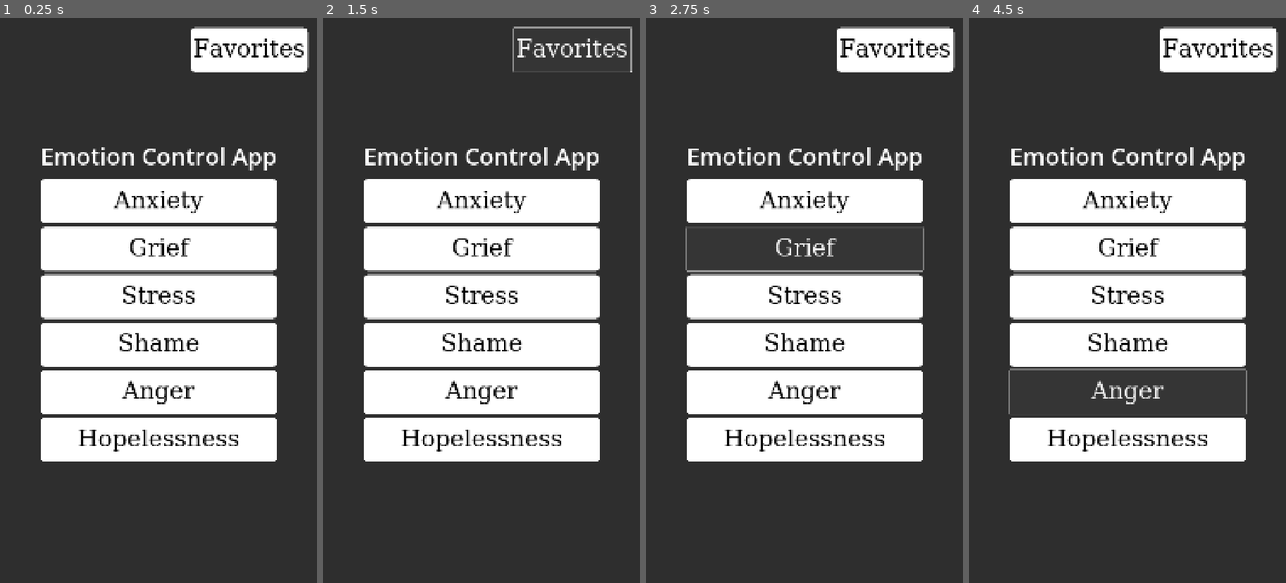
Above: before the commit, frames 1-4 (left to right).
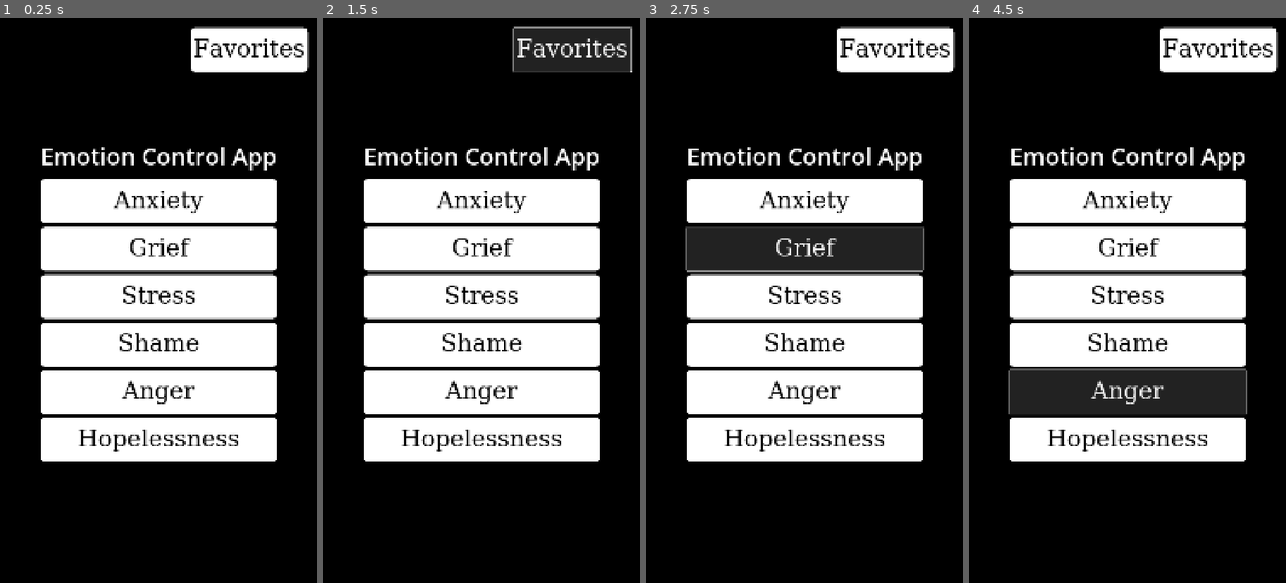
Above: after the commit, the same moments.

Repository: MadaShnic/SkillBox
Game: Godot game, scene res://scenes/root.tscn
The game is run twice, just before and just after one commit, with the same random seed, the same clock (stepped at 60 frames per second) and the same inputs.
Inputs:
- Up to frame 1 (0.25 s): no input
- Up to frame 2 (1.5 s): click "Anxiety" at 0.5 s; click "Favorites" at 1.25 s
- Up to frame 3 (2.75 s): click "Grief" at 2 s
- Up to frame 4 (4.5 s): click "Stress" at 2.75 s; click "Shame" at 3.5 s; click "Anger" at 4.25 s

The runs differ from the first frame. In frame 1, 62% of the frame differs, in the area x 0-100%, y 0-100%; in frame 2, 62%; in frame 3, 61%; in frame 4, 62%.

Commit message:
data structure and base script

Diff:
--- /dev/null
+++ b/data/data.gd
@@ -0,0 +1,280 @@
+extends Node
+
+const excercises := {
+	"anxiety": {
+		"short": {
+			0: {
+			"title": "Meditation",
+			"text": "Sit on the floor and close your eyes. Take a few deep breaths and focus on your breathing. When you feel your heart rate slow down, try to think of many good things in life."
+			},
+			1: {
+			"title": "Title 2",
+			"text": "Sit on the floor and close your eyes. Take a few deep breaths and focus on your breathing. When you feel your heart rate slow down, try to think of many good things in life."
+			},
+			2: {
+			"title": "Title 3",
+			"text": "Sit on the floor and close your eyes. Take a few deep breaths and focus on your breathing. When you feel your heart rate slow down, try to think of many good things in life."
+			},
+			3: {
+			"title": "Title 4",
+			"text": "Sit on the floor and close your eyes. Take a few deep breaths and focus on your breathing. When you feel your heart rate slow down, try to think of many good things in life."
+			},
+			4: {
+			"title": "Title 5",
+			"text": "Sit on the floor and close your eyes. Take a few deep breaths and focus on your breathing. When you feel your heart rate slow down, try to think of many good things in life."
+			},
+		},
+		"long": {
+			0: {
+			"title": "Meditation",
+			"text": "Sit on the floor and close your eyes. Take a few deep breaths and focus on your breathing. When you feel your heart rate slow down, try to think of many good things in life."
+			},
+			1: {
+			"title": "Title 2",
+			"text": "Sit on the floor and close your eyes. Take a few deep breaths and focus on your breathing. When you feel your heart rate slow down, try to think of many good things in life."
+			},
+			2: {
+			"title": "Title 3",
+			"text": "Sit on the floor and close your eyes. Take a few deep breaths and focus on your breathing. When you feel your heart rate slow down, try to think of many good things in life."
+			},
+			3: {
+			"title": "Title 4",
+			"text": "Sit on the floor and close your eyes. Take a few deep breaths and focus on your breathing. When you feel your heart rate slow down, try to think of many good things in life."
+			},
+			4: {
+			"title": "Title 5",
+			"text": "Sit on the floor and close your eyes. Take a few deep breaths and focus on your breathing. When you feel your heart rate slow down, try to think of many good things in life."
+			},
+		}
+	},
+	"grief": {
+		"short": {
+			0: {
+			"title": "Meditation",
+			"text": "Sit on the floor and close your eyes. Take a few deep breaths and focus on your breathing. When you feel your heart rate slow down, try to think of many good things in life."
+			},
+			1: {
+			"title": "Title 2",
+			"text": "Sit on the floor and close your eyes. Take a few deep breaths and focus on your breathing. When you feel your heart rate slow down, try to think of many good things in life."
+			},
+			2: {
+			"title": "Title 3",
+			"text": "Sit on the floor and close your eyes. Take a few deep breaths and focus on your breathing. When you feel your heart rate slow down, try to think of many good things in life."
+			},
+			3: {
+			"title": "Title 4",
+			"text": "Sit on the floor and close your eyes. Take a few deep breaths and focus on your breathing. When you feel your heart rate slow down, try to think of many good things in life."
+			},
+			4: {
+			"title": "Title 5",
+			"text": "Sit on the floor and close your eyes. Take a few deep breaths and focus on your breathing. When you feel your heart rate slow down, try to think of many good things in life."
+			},
+		},
+		"long": {
+			0: {
+			"title": "Meditation",
+			"text": "Sit on the floor and close your eyes. Take a few deep breaths and focus on your breathing. When you feel your heart rate slow down, try to think of many good things in life."
+			},
+			1: {
+			"title": "Title 2",
+			"text": "Sit on the floor and close your eyes. Take a few deep breaths and focus on your breathing. When you feel your heart rate slow down, try to think of many good things in life."
+			},
+			2: {
+			"title": "Title 3",
+			"text": "Sit on the floor and close your eyes. Take a few deep breaths and focus on your breathing. When you feel your heart rate slow down, try to think of many good things in life."
+			},
+			3: {
+			"title": "Title 4",
+			"text": "Sit on the floor and close your eyes. Take a few deep breaths and focus on your breathing. When you feel your heart rate slow down, try to think of many good things in life."
+			},
+			4: {
+			"title": "Title 5",
+			"text": "Sit on the floor and close your eyes. Take a few deep breaths and focus on your breathing. When you feel your heart rate slow down, try to think of many good things in life."
+			},
+		}
+	},
+	"stress": {
+		"short": {
+			0: {
+			"title": "Meditation",
+			"text": "Sit on the floor and close your eyes. Take a few deep breaths and focus on your breathing. When you feel your heart rate slow down, try to think of many good things in life."
+			},
+			1: {
+			"title": "Title 2",
+			"text": "Sit on the floor and close your eyes. Take a few deep breaths and focus on your breathing. When you feel your heart rate slow down, try to think of many good things in life."
+			},
+			2: {
+			"title": "Title 3",
+			"text": "Sit on the floor and close your eyes. Take a few deep breaths and focus on your breathing. When you feel your heart rate slow down, try to think of many good things in life."
+			},
+			3: {
+			"title": "Title 4",
+			"text": "Sit on the floor and close your eyes. Take a few deep breaths and focus on your breathing. When you feel your heart rate slow down, try to think of many good things in life."
+			},
+			4: {
+			"title": "Title 5",
+			"text": "Sit on the floor and close your eyes. Take a few deep breaths and focus on your breathing. When you feel your heart rate slow down, try to think of many good things in life."
+			},
+		},
+		"long": {
+			0: {
+			"title": "Meditation",
+			"text": "Sit on the floor and close your eyes. Take a few deep breaths and focus on your breathing. When you feel your heart rate slow down, try to think of many good things in life."
+			},
+			1: {
+			"title": "Title 2",
+			"text": "Sit on the floor and close your eyes. Take a few deep breaths and focus on your breathing. When you feel your heart rate slow down, try to think of many good things in life."
+			},
+			2: {
+			"title": "Title 3",
+			"text": "Sit on the floor and close your eyes. Take a few deep breaths and focus on your breathing. When you feel your heart rate slow down, try to think of many good things in life."
+			},
+			3: {
+			"title": "Title 4",
+			"text": "Sit on the floor and close your eyes. Take a few deep breaths and focus on your breathing. When you feel your heart rate slow down, try to think of many good things in life."
+			},
+			4: {
+			"title": "Title 5",
+			"text": "Sit on the floor and close your eyes. Take a few deep breaths and focus on your breathing. When you feel your heart rate slow down, try to think of many good things in life."
+			},
+		}
+	},
+	"shame": {
+		"short": {
+			0: {
+			"title": "Meditation",
+			"text": "Sit on the floor and close your eyes. Take a few deep breaths and focus on your breathing. When you feel your heart rate slow down, try to think of many good things in life."
+			},
+			1: {
+			"title": "Title 2",
+			"text": "Sit on the floor and close your eyes. Take a few deep breaths and focus on your breathing. When you feel your heart rate slow down, try to think of many good things in life."
+			},
+			2: {
+			"title": "Title 3",
+			"text": "Sit on the floor and close your eyes. Take a few deep breaths and focus on your breathing. When you feel your heart rate slow down, try to think of many good things in life."
+			},
+			3: {
+			"title": "Title 4",
+			"text": "Sit on the floor and close your eyes. Take a few deep breaths and focus on your breathing. When you feel your heart rate slow down, try to think of many good things in life."
+			},
+			4: {
+			"title": "Title 5",
+			"text": "Sit on the floor and close your eyes. Take a few deep breaths and focus on your breathing. When you feel your heart rate slow down, try to think of many good things in life."
+			},
+		},
+		"long": {
+			0: {
+			"title": "Meditation",
+			"text": "Sit on the floor and close your eyes. Take a few deep breaths and focus on your breathing. When you feel your heart rate slow down, try to think of many good things in life."
+			},
+			1: {
+			"title": "Title 2",
+			"text": "Sit on the floor and close your eyes. Take a few deep breaths and focus on your breathing. When you feel your heart rate slow down, try to think of many good things in life."
+			},
+			2: {
+			"title": "Title 3",
+			"text": "Sit on the floor and close your eyes. Take a few deep breaths and focus on your breathing. When you feel your heart rate slow down, try to think of many good things in life."
+			},
+			3: {
+			"title": "Title 4",
+			"text": "Sit on the floor and close your eyes. Take a few deep breaths and focus on your breathing. When you feel your heart rate slow down, try to think of many good things in life."
+			},
+			4: {
+			"title": "Title 5",
+			"text": "Sit on the floor and close your eyes. Take a few deep breaths and focus on your breathing. When you feel your heart rate slow down, try to think of many good things in life."
+			},
+		}
+	},
+	"anger": {
+		"short": {
+			0: {
+			"title": "Meditation",
+			"text": "Sit on the floor and close your eyes. Take a few deep breaths and focus on your breathing. When you feel your heart rate slow down, try to think of many good things in life."
+			},
+			1: {
+			"title": "Title 2",
+			"text": "Sit on the floor and close your eyes. Take a few deep breaths and focus on your breathing. When you feel your heart rate slow down, try to think of many good things in life."
+			},
+			2: {
+			"title": "Title 3",
+			"text": "Sit on the floor and close your eyes. Take a few deep breaths and focus on your breathing. When you feel your heart rate slow down, try to think of many good things in life."
+			},
+			3: {
+			"title": "Title 4",
+			"text": "Sit on the floor and close your eyes. Take a few deep breaths and focus on your breathing. When you feel your heart rate slow down, try to think of many good things in life."
+			},
+			4: {
+			"title": "Title 5",
+			"text": "Sit on the floor and close your eyes. Take a few deep breaths and focus on your breathing. When you feel your heart rate slow down, try to think of many good things in life."
+			},
+		},
+		"long": {
+			0: {
+			"title": "Meditation",
+			"text": "Sit on the floor and close your eyes. Take a few deep breaths and focus on your breathing. When you feel your heart rate slow down, try to think of many good things in life."
+			},
+			1: {
+			"title": "Title 2",
+			"text": "Sit on the floor and close your eyes. Take a few deep breaths and focus on your breathing. When you feel your heart rate slow down, try to think of many good things in life."
+			},
+			2: {
+			"title": "Title 3",
+			"text": "Sit on the floor and close your eyes. Take a few deep breaths and focus on your breathing. When you feel your heart rate slow down, try to think of many good things in life."
+			},
+			3: {
+			"title": "Title 4",
+			"text": "Sit on the floor and close your eyes. Take a few deep breaths and focus on your breathing. When you feel your heart rate slow down, try to think of many good things in life."
+			},
+			4: {
+			"title": "Title 5",
+			"text": "Sit on the floor and close your eyes. Take a few deep breaths and focus on your breathing. When you feel your heart rate slow down, try to think of many good things in life."
+			},
+		}
+	},
+	"hopelessness": {
+		"short": {
+			0: {
+			"title": "Meditation",
+			"text": "Sit on the floor and close your eyes. Take a few deep breaths and focus on your breathing. When you feel your heart rate slow down, try to think of many good things in life."
+			},
+			1: {
+			"title": "Title 2",
+			"text": "Sit on the floor and close your eyes. Take a few deep breaths and focus on your breathing. When you feel your heart rate slow down, try to think of many good things in life."
+			},
+			2: {
+			"title": "Title 3",
+			"text": "Sit on the floor and close your eyes. Take a few deep breaths and focus on your breathing. When you feel your heart rate slow down, try to think of many good things in life."
+			},
+			3: {
+			"title": "Title 4",
+			"text": "Sit on the floor and close your eyes. Take a few deep breaths and focus on your breathing. When you feel your heart rate slow down, try to think of many good things in life."
+			},
+			4: {
+			"title": "Title 5",
+			"text": "Sit on the floor and close your eyes. Take a few deep breaths and focus on your breathing. When you feel your heart rate slow down, try to think of many good things in life."
+			},
+		},
+		"long": {
+			0: {
+			"title": "Meditation",
+			"text": "Sit on the floor and close your eyes. Take a few deep breaths and focus on your breathing. When you feel your heart rate slow down, try to think of many good things in life."
+			},
+			1: {
+			"title": "Title 2",
+			"text": "Sit on the floor and close your eyes. Take a few deep breaths and focus on your breathing. When you feel your heart rate slow down, try to think of many good things in life."
+			},
+			2: {
+			"title": "Title 3",
+			"text": "Sit on the floor and close your eyes. Take a few deep breaths and focus on your breathing. When you feel your heart rate slow down, try to think of many good things in life."
+			},
+			3: {
+			"title": "Title 4",
+			"text": "Sit on the floor and close your eyes. Take a few deep breaths and focus on your breathing. When you feel your heart rate slow down, try to think of many good things in life."
+			},
+			4: {
+			"title": "Title 5",
+			"text": "Sit on the floor and close your eyes. Take a few deep breaths and focus on your breathing. When you feel your heart rate slow down, try to think of many good things in life."
+			},
+		}
+	},
+}
--- a/scenes/root.tscn
+++ b/scenes/root.tscn
@@ -1,6 +1,10 @@
-[gd_scene load_steps=3 format=3 uid="uid://dmcj3ekgwvf1m"]
+[gd_scene load_steps=5 format=3 uid="uid://dmcj3ekgwvf1m"]
 
 [ext_resource type="Theme" uid="uid://bggq01u0avesd" path="res://resources/app_theme.tres" id="1_j5px3"]
+[ext_resource type="Script" uid="uid://sbjbkydjcjy2" path="res://scripts/root.gd" id="2_twpsu"]
+
+[sub_resource type="StyleBoxFlat" id="StyleBoxFlat_lrqlo"]
+bg_color = Color(0, 0, 0, 1)
 
 [sub_resource type="StyleBoxFlat" id="StyleBoxFlat_7up8o"]
 bg_color = Color(1, 1, 1, 1)
@@ -17,6 +21,7 @@
 grow_horizontal = 2
 grow_vertical = 2
 theme = ExtResource("1_j5px3")
+script = ExtResource("2_twpsu")
 
 [node name="MainMenu" type="Panel" parent="."]
 layout_mode = 1
@@ -25,6 +30,7 @@
 anchor_bottom = 1.0
 grow_horizontal = 2
 grow_vertical = 2
+theme_override_styles/panel = SubResource("StyleBoxFlat_lrqlo")
 
 [node name="CenterContainer" type="CenterContainer" parent="MainMenu"]
 custom_minimum_size = Vector2(420, 0)
@@ -137,26 +143,82 @@
 anchor_bottom = 1.0
 grow_horizontal = 2
 grow_vertical = 2
+theme_override_styles/panel = SubResource("StyleBoxFlat_lrqlo")
+
+[node name="CenterContainer" type="CenterContainer" parent="ShortLong"]
+custom_minimum_size = Vector2(420, 0)
+layout_mode = 1
+anchors_preset = 15
+anchor_right = 1.0
+anchor_bottom = 1.0
+grow_horizontal = 2
+grow_vertical = 2
+
+[node name="MarginContainer" type="MarginContainer" parent="ShortLong/CenterContainer"]
+layout_mode = 2
+theme_override_constants/margin_left = 32
+theme_override_constants/margin_top = 32
+theme_override_constants/margin_right = 32
+theme_override_constants/margin_bottom = 32
+
+[node name="VBoxContainer" type="VBoxContainer" parent="ShortLong/CenterContainer/MarginContainer"]
+layout_mode = 2
+theme_override_constants/separation = 24
+
+[node name="Emotion" type="Label" parent="ShortLong/CenterContainer/MarginContainer/VBoxContainer"]
+layout_mode = 2
+theme_override_font_sizes/font_size = 80
+text = "Emotion "
+horizontal_alignment = 1
+
+[node name="EmotionContainer" type="VBoxContainer" parent="ShortLong/CenterContainer/MarginContainer/VBoxContainer"]
+layout_mode = 2
+theme_override_constants/separation = 12
+alignment = 1
+
+[node name="Short" type="Button" parent="ShortLong/CenterContainer/MarginContainer/VBoxContainer/EmotionContainer"]
+custom_minimum_size = Vector2(600, 150)
+layout_mode = 2
+theme_override_colors/font_color = Color(0, 0, 0, 1)
+theme_override_font_sizes/font_size = 80
+theme_override_styles/normal = SubResource("StyleBoxFlat_7up8o")
+text = "Short"
+
+[node name="Long" type="Button" parent="ShortLong/CenterContainer/MarginContainer/VBoxContainer/EmotionContainer"]
+custom_minimum_size = Vector2(400, 150)
+layout_mode = 2
+theme_override_colors/font_color = Color(0, 0, 0, 1)
+theme_override_font_sizes/font_size = 80
+theme_override_styles/normal = SubResource("StyleBoxFlat_7up8o")
+text = "Long
+"
 
 [node name="MarginContainer" type="MarginContainer" parent="ShortLong"]
-visible = false
-layout_mode = 0
-offset_right = 40.0
-offset_bottom = 40.0
-
-[node name="VBoxContainer" type="VBoxContainer" parent="ShortLong/MarginContainer"]
-layout_mode = 2
-
-[node name="Emotion" type="Label" parent="ShortLong/MarginContainer/VBoxContainer"]
-layout_mode = 2
-
-[node name="Short" type="Button" parent="ShortLong/MarginContainer/VBoxContainer"]
-layout_mode = 2
-text = "Short"
-
-[node name="Long" type="Button" parent="ShortLong/MarginContainer/VBoxContainer"]
-layout_mode = 2
-text = "Long"
+layout_mode = 1
+offset_right = 464.0
+offset_bottom = 214.0
+theme_override_constants/margin_left = 32
+theme_override_constants/margin_top = 32
+theme_override_constants/margin_right = 32
+theme_override_constants/margin_bottom = 32
+
+[node name="Anxiety" type="Button" parent="ShortLong/MarginContainer"]
+custom_minimum_size = Vector2(400, 150)
+layout_mode = 2
+theme_override_colors/font_color = Color(0, 0, 0, 1)
+theme_override_font_sizes/font_size = 80
+theme_override_styles/normal = SubResource("StyleBoxFlat_7up8o")
+text = "Main"
+
+[node name="Emotion" type="Label" parent="ShortLong"]
+offset_left = 4.0
+offset_top = 1714.0
+offset_right = 1088.0
+offset_bottom = 1879.0
+theme_override_font_sizes/font_size = 50
+text = "Long exercises recommended - 10 min
+Short exercises - 5 min"
+horizontal_alignment = 1
 
 [node name="ExcerciseView" type="Panel" parent="."]
 visible = false
@@ -166,37 +228,81 @@
 anchor_bottom = 1.0
 grow_horizontal = 2
 grow_vertical = 2
-
-[node name="MainMenu" type="Button" parent="ExcerciseView"]
-layout_mode = 0
-offset_right = 8.0
-offset_bottom = 8.0
-
-[node name="SaveFavorite" type="Button" parent="ExcerciseView"]
-layout_mode = 0
-offset_right = 8.0
-offset_bottom = 8.0
+theme_override_styles/panel = SubResource("StyleBoxFlat_lrqlo")
 
 [node name="CenterContainer" type="CenterContainer" parent="ExcerciseView"]
-layout_mode = 0
-offset_right = 40.0
-offset_bottom = 40.0
-
-[node name="VBoxContainer" type="VBoxContainer" parent="ExcerciseView/CenterContainer"]
-layout_mode = 2
-
-[node name="Title" type="Label" parent="ExcerciseView/CenterContainer/VBoxContainer"]
-layout_mode = 2
-
-[node name="Panel" type="Panel" parent="ExcerciseView/CenterContainer/VBoxContainer"]
-layout_mode = 2
-
-[node name="Text" type="Label" parent="ExcerciseView/CenterContainer/VBoxContainer/Panel"]
-layout_mode = 0
-offset_right = 40.0
-offset_bottom = 23.0
-
-[node name="FavoritesView" type="Panel" parent="."]
+custom_minimum_size = Vector2(420, 0)
+layout_mode = 1
+anchors_preset = 15
+anchor_right = 1.0
+anchor_bottom = 1.0
+grow_horizontal = 2
+grow_vertical = 2
+
+[node name="MarginContainer" type="MarginContainer" parent="ExcerciseView/CenterContainer"]
+layout_mode = 2
+theme_override_constants/margin_left = 32
+theme_override_constants/margin_top = 32
+theme_override_constants/margin_right = 32
+theme_override_constants/margin_bottom = 32
+
+[node name="VBoxContainer" type="VBoxContainer" parent="ExcerciseView/CenterContainer/MarginContainer"]
+layout_mode = 2
+theme_override_constants/separation = 24
+
+[node name="Title" type="Label" parent="ExcerciseView/CenterContainer/MarginContainer/VBoxContainer"]
+layout_mode = 2
+theme_override_font_sizes/font_size = 80
+text = "variant - emotion"
+horizontal_alignment = 1
+
+[node name="Description" type="Label" parent="ExcerciseView/CenterContainer/MarginContainer/VBoxContainer"]
+custom_minimum_size = Vector2(1000, 0)
+layout_mode = 2
+theme_override_font_sizes/font_size = 60
+text = "Take a few deep breaths then ask yourself what to do in this moment aaaaaaa aaaaa aaaaaa Take a few deep breaths then ask yourself what to do in this moment aaaaaaa aaaaa aaaaaa Take a few deep breaths then ask yourself what to do in this moment aaaaaaa aaaaa aaaaaa Take a few deep breaths then ask yourself what to do in this moment aaaaaaa aaaaa aaaaaa Take a few deep breaths then ask yourself what to do in this moment aaaaaaa aaaaa aaaaaa"
+horizontal_alignment = 1
+autowrap_mode = 3
+
+[node name="MarginContainer" type="MarginContainer" parent="ExcerciseView"]
+layout_mode = 1
+offset_right = 464.0
+offset_bottom = 214.0
+theme_override_constants/margin_left = 32
+theme_override_constants/margin_top = 32
+theme_override_constants/margin_right = 32
+theme_override_constants/margin_bottom = 32
+
+[node name="Main" type="Button" parent="ExcerciseView/MarginContainer"]
+custom_minimum_size = Vector2(400, 150)
+layout_mode = 2
+theme_override_colors/font_color = Color(0, 0, 0, 1)
+theme_override_font_sizes/font_size = 80
+theme_override_styles/normal = SubResource("StyleBoxFlat_7up8o")
+text = "Main"
+
+[node name="MarginContainer2" type="MarginContainer" parent="ExcerciseView"]
+layout_mode = 1
+anchors_preset = 1
+anchor_left = 1.0
+anchor_right = 1.0
+offset_left = -464.0
+offset_bottom = 214.0
+grow_horizontal = 0
+theme_override_constants/margin_left = 32
+theme_override_constants/margin_top = 32
+theme_override_constants/margin_right = 32
+theme_override_constants/margin_bottom = 32
+
+[node name="Save" type="Button" parent="ExcerciseView/MarginContainer2"]
+custom_minimum_size = Vector2(400, 150)
+layout_mode = 2
+theme_override_colors/font_color = Color(0, 0, 0, 1)
+theme_override_font_sizes/font_size = 80
+theme_override_styles/normal = SubResource("StyleBoxFlat_7up8o")
+text = "Save"
+
+[node name="Favorites" type="Panel" parent="."]
 visible = false
 layout_mode = 1
 anchors_preset = 15
@@ -204,22 +310,60 @@
 anchor_bottom = 1.0
 grow_horizontal = 2
 grow_vertical = 2
-
-[node name="MainMenu" type="Button" parent="FavoritesView"]
-layout_mode = 0
-offset_right = 8.0
-offset_bottom = 8.0
-
-[node name="MarginContainer" type="MarginContainer" parent="FavoritesView"]
-layout_mode = 0
-offset_right = 40.0
-offset_bottom = 40.0
-
-[node name="VBoxContainer" type="VBoxContainer" parent="FavoritesView/MarginContainer"]
-layout_mode = 2
-
-[node name="Title" type="Label" parent="FavoritesView/MarginContainer/VBoxContainer"]
-layout_mode = 2
-
-[node name="GridContainer" type="GridContainer" parent="FavoritesView/MarginContainer/VBoxContainer"]
-layout_mode = 2
+theme_override_styles/panel = SubResource("StyleBoxFlat_lrqlo")
+
+[node name="CenterContainer" type="CenterContainer" parent="Favorites"]
+custom_minimum_size = Vector2(420, 0)
+layout_mode = 1
+anchors_preset = 15
+anchor_right = 1.0
+anchor_bottom = 1.0
+grow_horizontal = 2
+grow_vertical = 2
+
+[node name="MarginContainer" type="MarginContainer" parent="Favorites/CenterContainer"]
+layout_mode = 2
+theme_override_constants/margin_left = 32
+theme_override_constants/margin_top = 32
+theme_override_constants/margin_right = 32
+theme_override_constants/margin_bottom = 32
+
+[node name="VBoxContainer" type="VBoxContainer" parent="Favorites/CenterContainer/MarginContainer"]
+layout_mode = 2
+theme_override_constants/separation = 24
+
+[node name="Title" type="Label" parent="Favorites/CenterContainer/MarginContainer/VBoxContainer"]
+layout_mode = 2
+theme_override_font_sizes/font_size = 80
+text = "Favorite Excercises"
+horizontal_alignment = 1
+
+[node name="EmotionContainer" type="VBoxContainer" parent="Favorites/CenterContainer/MarginContainer/VBoxContainer"]
+layout_mode = 2
+theme_override_constants/separation = 12
+alignment = 1
+
+[node name="Anxiety" type="Button" parent="Favorites/CenterContainer/MarginContainer/VBoxContainer/EmotionContainer"]
+custom_minimum_size = Vector2(400, 150)
+layout_mode = 2
+theme_override_colors/font_color = Color(0, 0, 0, 1)
+theme_override_font_sizes/font_size = 80
+theme_override_styles/normal = SubResource("StyleBoxFlat_7up8o")
+text = "Anxiety"
+
+[node name="MarginContainer" type="MarginContainer" parent="Favorites"]
+layout_mode = 1
+offset_right = 464.0
+offset_bottom = 214.0
+theme_override_constants/margin_left = 32
+theme_override_constants/margin_top = 32
+theme_override_constants/margin_right = 32
+theme_override_constants/margin_bottom = 32
+
+[node name="Anxiety" type="Button" parent="Favorites/MarginContainer"]
+custom_minimum_size = Vector2(400, 150)
+layout_mode = 2
+theme_override_colors/font_color = Color(0, 0, 0, 1)
+theme_override_font_sizes/font_size = 80
+theme_override_styles/normal = SubResource("StyleBoxFlat_7up8o")
+text = "Main"
--- /dev/null
+++ b/scripts/root.gd
@@ -0,0 +1 @@
+extends Control
Not shown, added: data/data.gd.uid
Not shown, added: scripts/root.gd.uid
